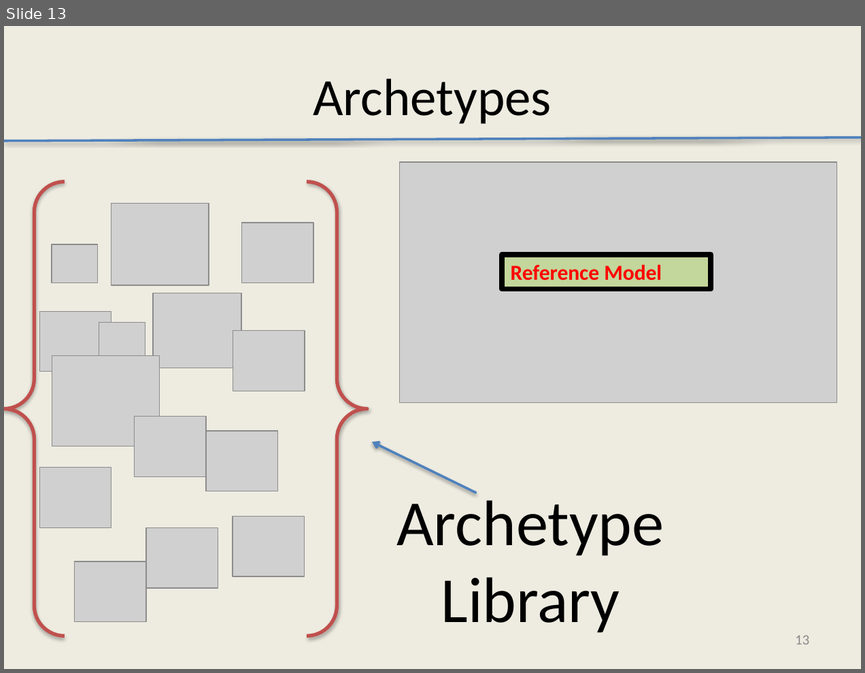
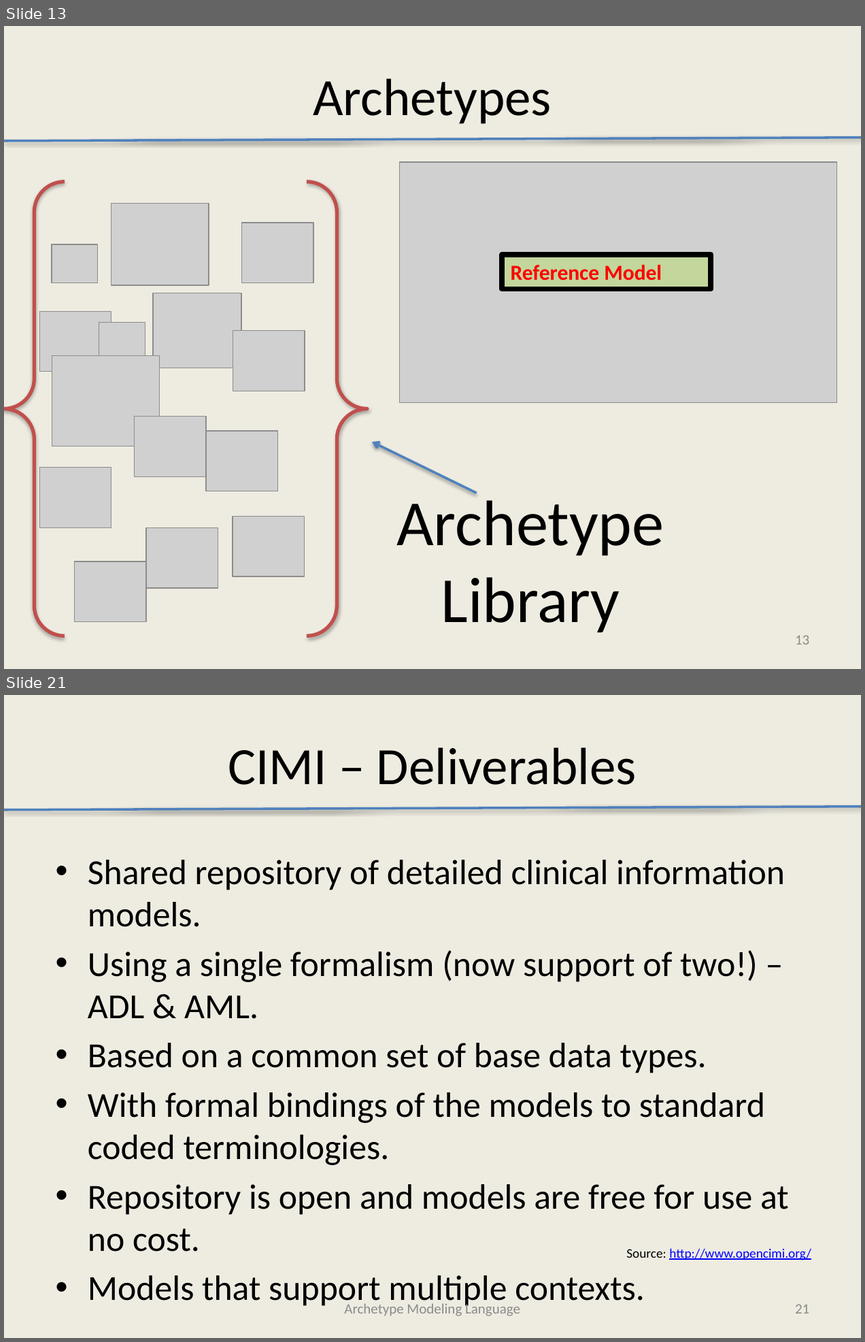
Before and after one commit to Avelanda/AMLTooling, a slide deck: docs/AMLTooling.pptx. Shown one above the other, each under a label of ours: slide 13 before the commit, slides 13 and 21 after it; the slides between them are not shown. The pictures are 865x673 and 865x1342 pixels, drawn with LibreOffice and Linux fonts; fonts in the diff are those of the drawing; grey boxes stand for pictures. Boxes give left, top, right and bottom in pixels: in the first picture for what was removed or moved away, otherwise in the second. Text is boxed around its words. In the diff, an @@ line names an element or a change of style, - is before the commit and + after.

```diff
--- a/docs/AMLTooling.pptx
+++ b/docs/AMLTooling.pptx
@@ slide 21 added at (4, 695, 861, 1338), background #EEECE1 @@
@@ title added at (228, 747, 636, 785), 44 pt, text #000000 @@
+CIMI – Deliverables
@@ line added from (4, 810) to (861, 807), #4F81BD 2 pt @@
@@ text added at (88, 860, 789, 1251), 29.6 pt, text #000000 @@
+• Shared repository of detailed clinical information models.
+• Using a single formalism (now support of two!) – ADL & AML.
+• Based on a common set of base data types.
+• With formal bindings of the models to standard coded terminologies.
+• Repository is open and models are free for use at no cost.
+• Models that support multiple contexts.
@@ text added at (626, 1248, 811, 1260), 11 pt, text #0000FF, underline @@
+Source: http://www.opencimi.org/
@@ text added at (344, 1301, 520, 1316), 12 pt, text #8C8C8C @@
+Archetype Modeling Language
@@ page number added at (795, 1304, 809, 1313), 12 pt, text #8C8C8C @@
+21
```
Also in this commit, not shown: 3 slides changed, 20 other slides added.
